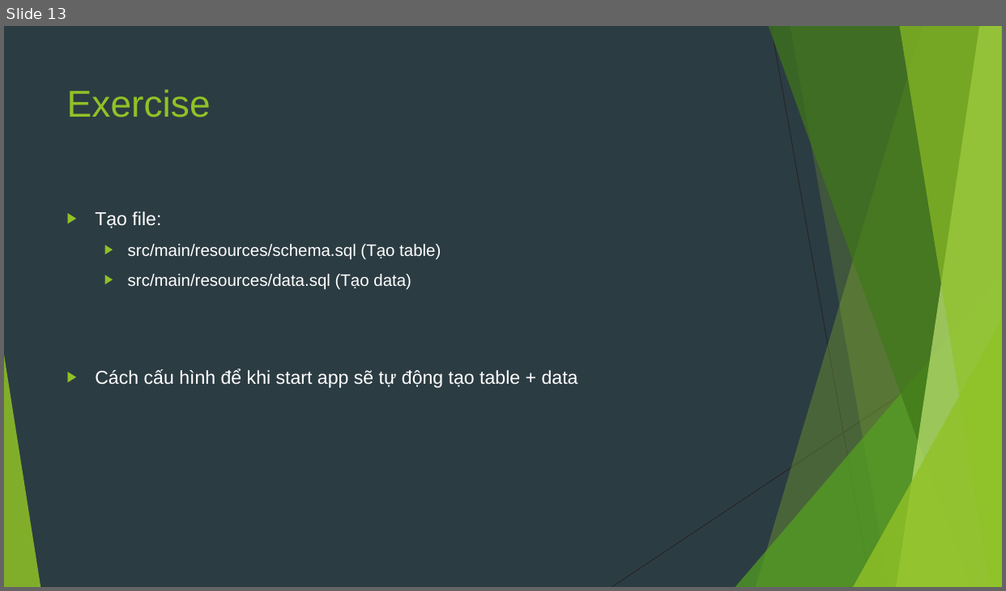
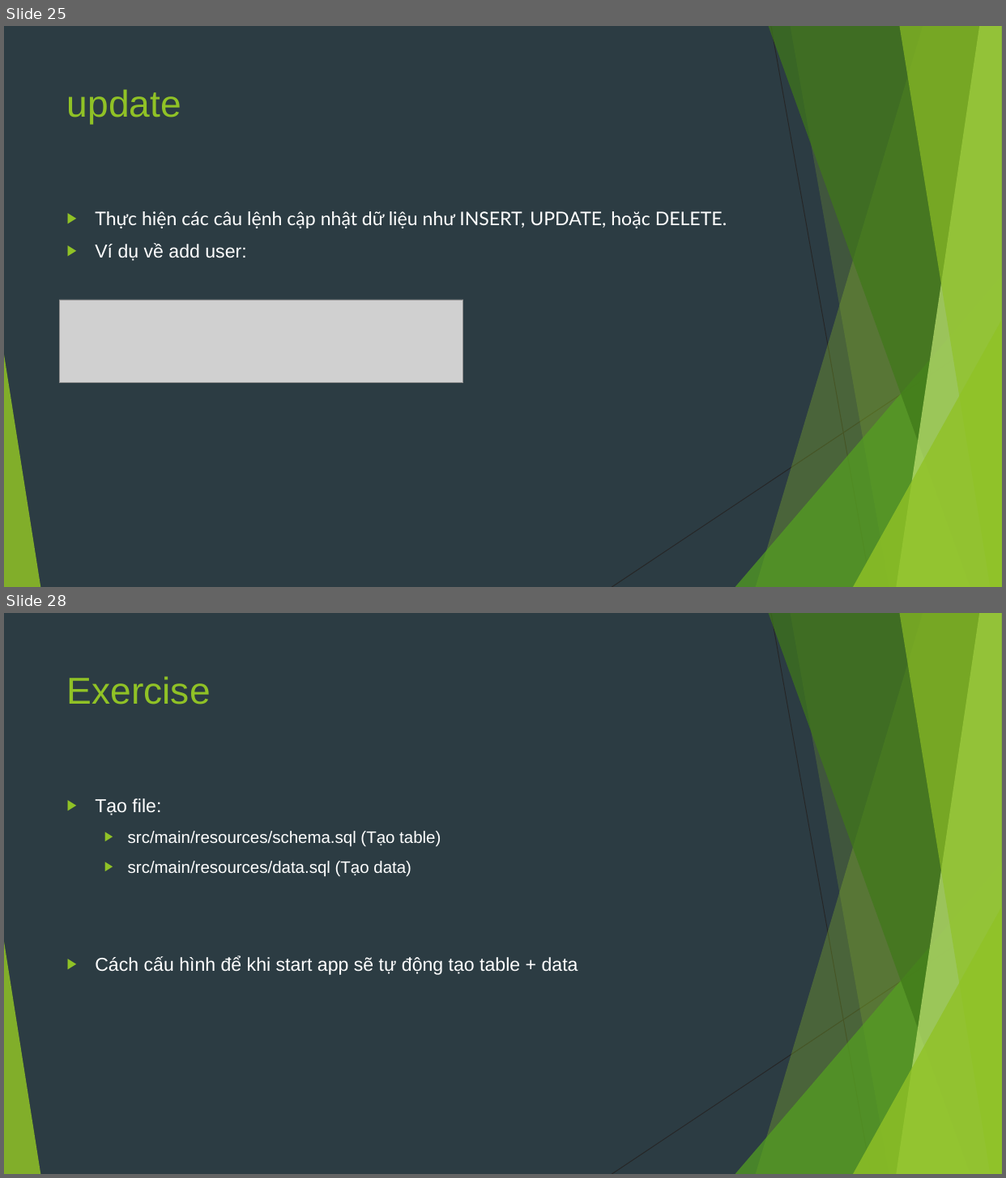
Before and after one commit to sobbingwind/SpringBoot, a slide deck: 05.JDBC.pptx. Shown one above the other, each under a label of ours: slide 13 before the commit, slides 25 and 28 after it; the slides between them are not shown. The pictures are 1006x591 and 1006x1178 pixels, drawn with LibreOffice and Linux fonts; fonts in the diff are those of the drawing; grey boxes stand for pictures. Boxes give left, top, right and bottom in pixels: in the first picture for what was removed or moved away, otherwise in the second. Text is boxed around its words. In the diff, an @@ line names an element or a change of style, - is before the commit and + after.

```diff
--- a/05.JDBC.pptx
+++ b/05.JDBC.pptx
@@ slide 25 added at bbox=[4, 26, 1002, 587], background #2C3C43; not listed: 10 template elements that a slide beside it also shows @@
@@ title added at bbox=[67, 89, 181, 125], 36 pt, text #90C226 @@
+update
@@ text added at bbox=[95, 211, 727, 261], 18 pt, text #FFFFFF @@
+▶ Thực hiện các câu lệnh cập nhật dữ liệu như INSERT, UPDATE, hoặc DELETE.
+▶ Ví dụ về add user:
@@ picture added at bbox=[59, 300, 463, 383] @@
@@ what was slide 13 is now slide 28 @@
```
Also in this commit, not shown: 1 slide changed, 14 other slides added.
